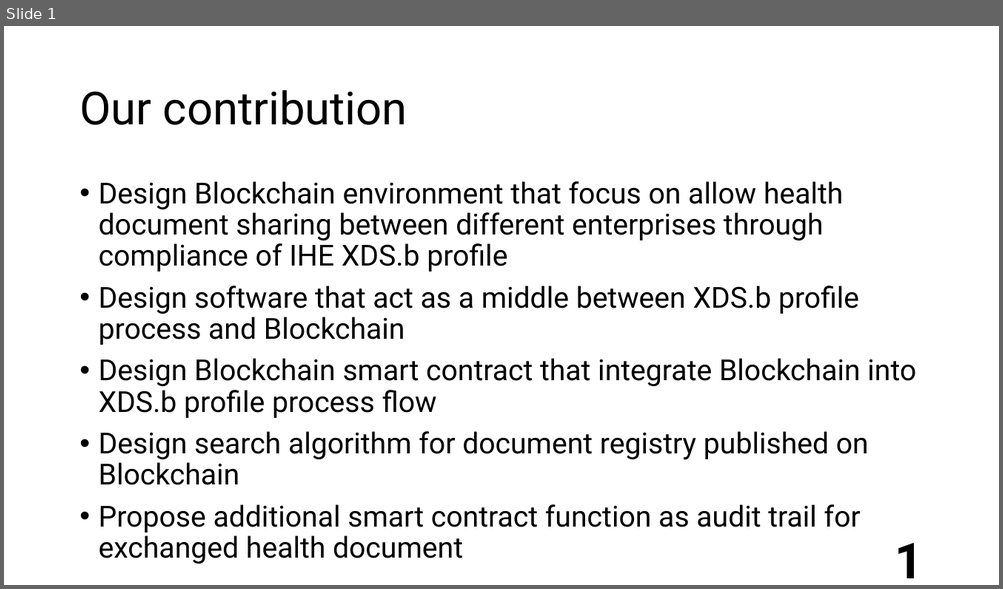
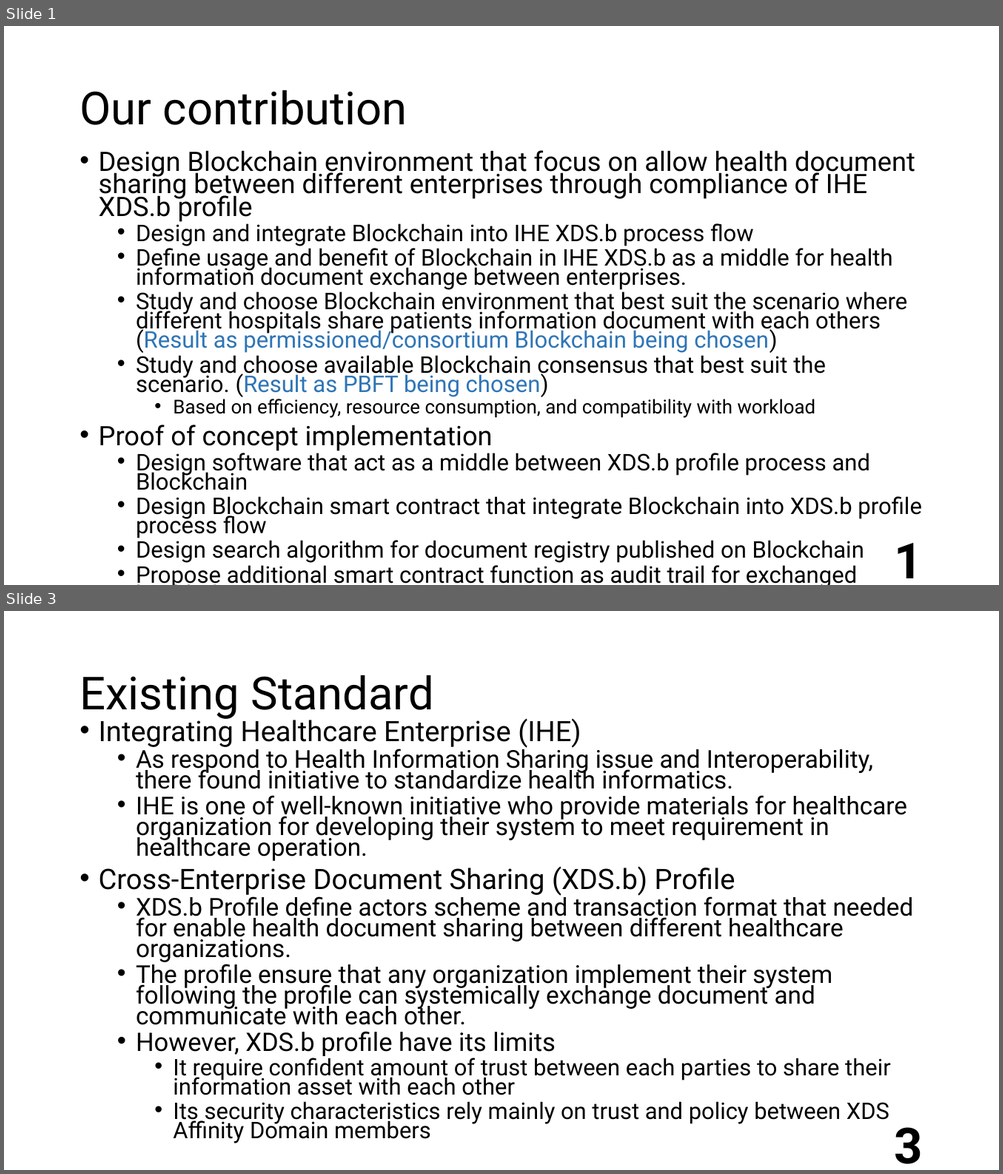
Before and after one commit to semiangel/XDSchain, a slide deck: Progress/Contribution.pptx. Shown one above the other, each under a label of ours: slide 1 before the commit, slides 1 and 3 after it; the slides between them are not shown. The pictures are 1003x589 and 1003x1174 pixels, drawn with LibreOffice and Linux fonts; fonts in the diff are those of the drawing; background and template pictures are left out. Boxes give left, top, right and bottom in pixels: in the first picture for what was removed or moved away, otherwise in the second. Text is boxed around its words. In the diff, an @@ line names an element or a change of style, - is before the commit and + after.

```diff
--- a/Progress/Contribution.pptx
+++ b/Progress/Contribution.pptx
@@ slide 3 added at bbox=[4, 611, 999, 1170], background picture (left out) @@
@@ title added at bbox=[79, 675, 434, 721], 44 pt, text #000000 @@
+Existing Standard
@@ text added at bbox=[99, 715, 913, 1144], 23.8 pt, text #000000 @@
+• Integrating Healthcare Enterprise (IHE)
+  • As respond to Health Information Sharing issue and Interoperability, there found initiative to standardize health informatics.
+  • IHE is one of well-known initiative who provide materials for healthcare organization for developing their system to meet requirement in healthcare operation.
+• Cross-Enterprise Document Sharing (XDS.b) Profile
+  • XDS.b Profile define actors scheme and transaction format that needed for enable health document sharing between different healthcare organizations.
+  • The profile ensure that any organization implement their system following the profile can systemically exchange document and communicate with each other.
+  • However, XDS.b profile have its limits
+    • It require confident amount of trust between each parties to share their information asset with each other
+    • Its security characteristics rely mainly on trust and policy between XDS Affinity Domain members
+• There are open issue regard security of shared data.
@@ page number added at bbox=[894, 1128, 922, 1165], 48 pt, text #000000, bold @@
+3
@@ slide 1 changed as well @@
@@ text "Design Blockchain environment that focus ...": place and size @@
-text "Design Blockchain environment that focus ..." at bbox=[99, 181, 916, 533]
+text "Design Blockchain environment that focus ..." at bbox=[99, 150, 922, 585]
@@ text at bbox=[99, 150, 922, 585]: size 28 to 25.9 pt in "Design Blockchain environment that focus on allow ..."; size 28 to 22.2 pt in "Design software that act as a middle ...", "Design Blockchain smart contract that integrate Blockchain ...", "Design search algorithm for document registry published ...", "Propose additional smart contract function as audit ..."; line spacing 0.9 to 0.7; list level 1 to 2 in "Design software that act as ..."; list level 1 to 2 in "Design Blockchain smart contract that ..."; list level 1 to 2 in "Design search algorithm for document ..."; list level 1 to 2 in "Propose additional smart contract function ..." @@
@@ text at bbox=[99, 221, 908, 452]: paragraphs added @@
+  • Design and integrate Blockchain into IHE XDS.b process flow
+  • Define usage and benefit of Blockchain in IHE XDS.b as a middle for health information document exchange between enterprises.
+  • Study and choose Blockchain environment that best suit the scenario where different hospitals share patients information document with each others (Result as permissioned/consortium Blockchain being chosen)
+  • Study and choose available Blockchain consensus that best suit the scenario. (Result as PBFT being chosen)
+    • Based on efficiency, resource consumption, and compatibility with workload
+• Proof of concept implementation
```
Also in this commit, not shown: 35 other slides added.
